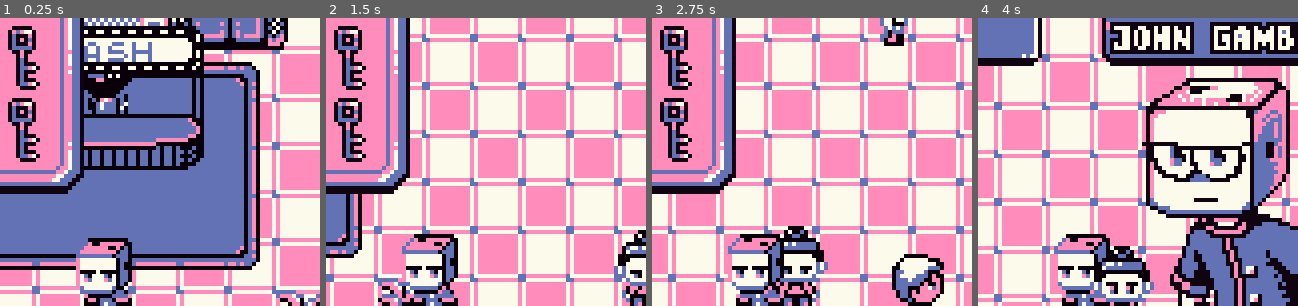
Above: before the commit, frames 1-4 (left to right).
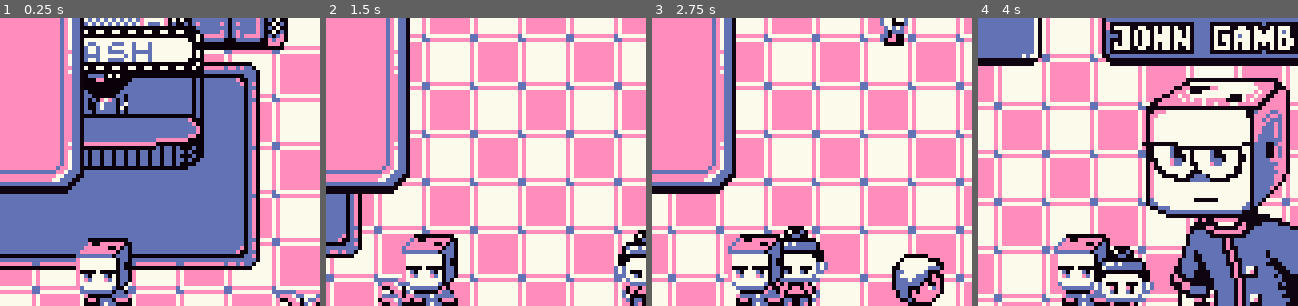
Above: after the commit, the same moments.

Repository: 0xspiderr/gbjam13_gamejam
Game: Godot game, scene res://scenes/game/game.tscn
The game is run twice, just before and just after one commit, with the same random seed, the same clock (stepped at 60 frames per second) and the same inputs.
Inputs:
- Up to frame 1 (0.25 s): no input
- Up to frame 2 (1.5 s): hold D (right) 0.53-1.28 s; hold Space (interact) 0.53-1.28 s; hold S (down) from 1.28 s (still down); tap Space (interact) at 1.35 s
- Up to frame 3 (2.75 s): release S (down) at 2.03 s; hold D (right) from 2.03 s (still down); hold Space (interact) from 2.03 s (still down)
- Up to frame 4 (4 s): release D (right) at 2.78 s; release Space (interact) at 2.78 s; hold W (up) 2.78-3.53 s; tap Space (interact) at 2.85 s; hold A (left) from 3.53 s (still down); hold Space (interact) from 3.53 s (still down)
The pictures show only the part of the screen within x 34-84%, y 4-54%; the shares and areas given below are measured in that part.

The runs differ from the first frame. In frame 1, 2.6% of the frame differs, in the area x 2-13%, y 2-50%; in frame 2, 2.6%; in frame 3, 2.6%; in frame 4, nothing differs.

Commit message:
stat ui finished

Diff:
--- a/scenes/game/game.gd
+++ b/scenes/game/game.gd
@@ -179,7 +179,7 @@
 
 
 func _on_player_death() -> void:
-	canvas_layer.get_child(2).queue_free()
+	canvas_layer.get_child(3).queue_free()
 	current_scene.get_child(0).queue_free()
 	current_scene.add_child(LEVEL_0.instantiate())
 	PlayerData.current_health = (PlayerData.max_health + PlayerData.extra_health)
@@ -191,7 +191,7 @@
 	stat_ui.Show()
 
 func _on_enemy_death() -> void:
-	canvas_layer.get_child(2).queue_free()
+	canvas_layer.get_child(3).queue_free()
 	current_enemy.queue_free()
 	PlayerData.money=PlayerData.money+randi_range(10,50)+floori(randi_range(0,10)*PlayerData.luck)
 	print("enemy die")
--- a/scenes/ui/stat_ui.tscn
+++ b/scenes/ui/stat_ui.tscn
@@ -47,9 +47,11 @@
 vertical_alignment = 1
 
 [node name="Key1" type="Sprite2D" parent="."]
+visible = false
 position = Vector2(60, 16)
 texture = ExtResource("5_04sy5")
 
 [node name="Key2" type="Sprite2D" parent="."]
+visible = false
 position = Vector2(60, 34)
 texture = ExtResource("5_04sy5")
--- a/singletons/player_data.gd
+++ b/singletons/player_data.gd
@@ -6,7 +6,7 @@
 var extra_health:int = 0
 var speed:float = 100.0
 var extra_speed:float = 0.0
-var damage: int = 10
+var damage: int = 100
 var extra_damage:int = 0
 var luck: float = 0.0
 var is_in_combat: bool = false
